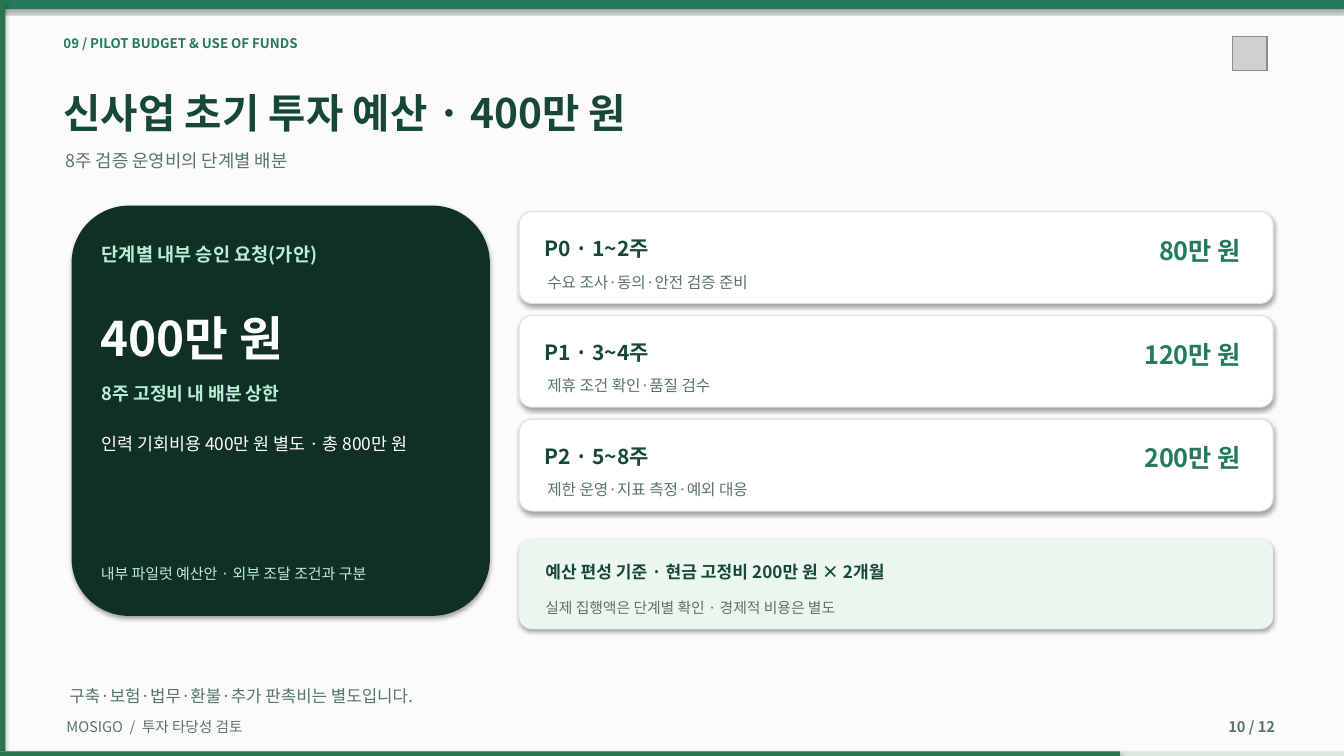
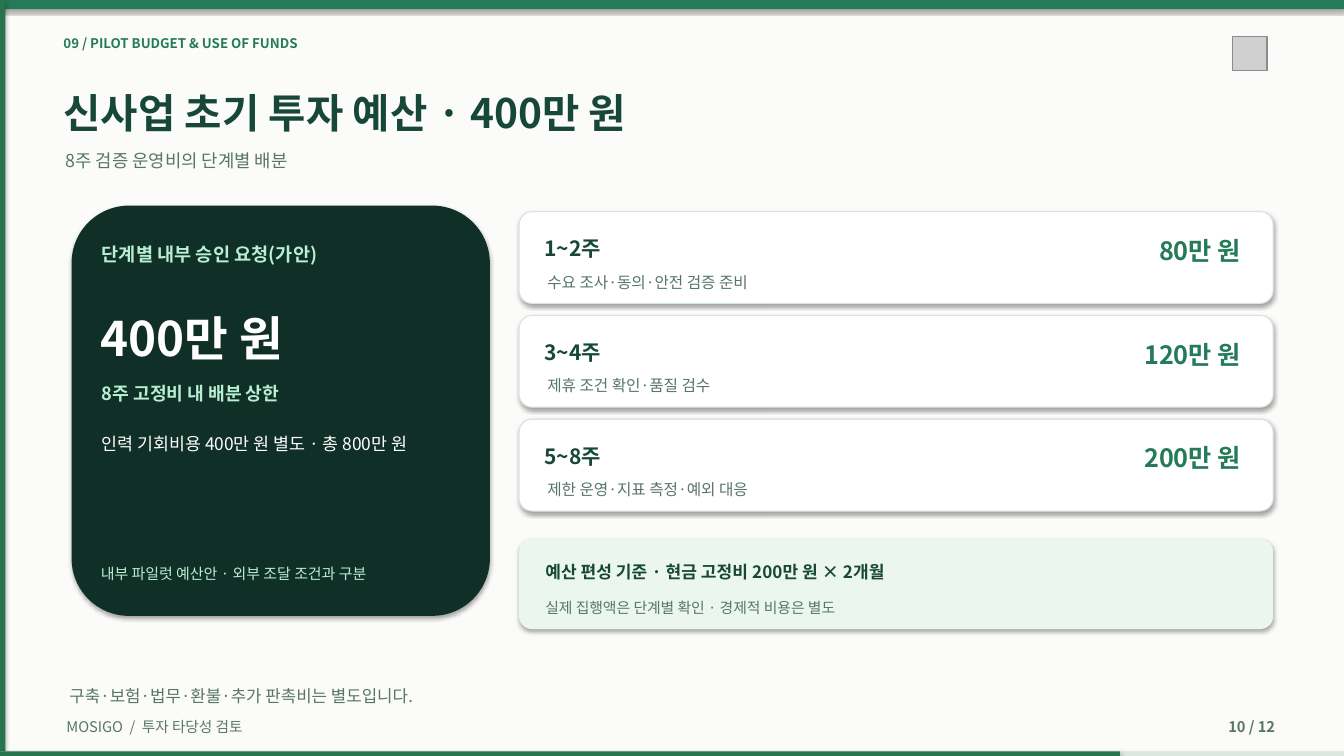
Before and after one commit to dohyunkimmm/mosigo-case-study, a slide deck: slide 10 of downloads/MOSIGO_IR_Investment_Review_12slides.pptx. Drawn at 1344x756 pixels with LibreOffice and Linux fonts; fonts in the diff are those of the drawing; grey boxes stand for pictures. Boxes give left, top, right and bottom in pixels: in the first picture for what was removed or moved away, otherwise in the second. Text is boxed around its words. In the diff, an @@ line names an element or a change of style, - is before the commit and + after.

```diff
--- a/downloads/MOSIGO_IR_Investment_Review_12slides.pptx
+++ b/downloads/MOSIGO_IR_Investment_Review_12slides.pptx
@@ text at <box>544,239,600,258</box>: text changed @@
-P0 · 1~2주
+1~2주
@@ text at <box>544,343,600,362</box>: text changed @@
-P1 · 3~4주
+3~4주
@@ text at <box>544,447,600,466</box>: text changed @@
-P2 · 5~8주
+5~8주
```
Also in this commit, not shown: 3 other slides changed, 31 other files.
